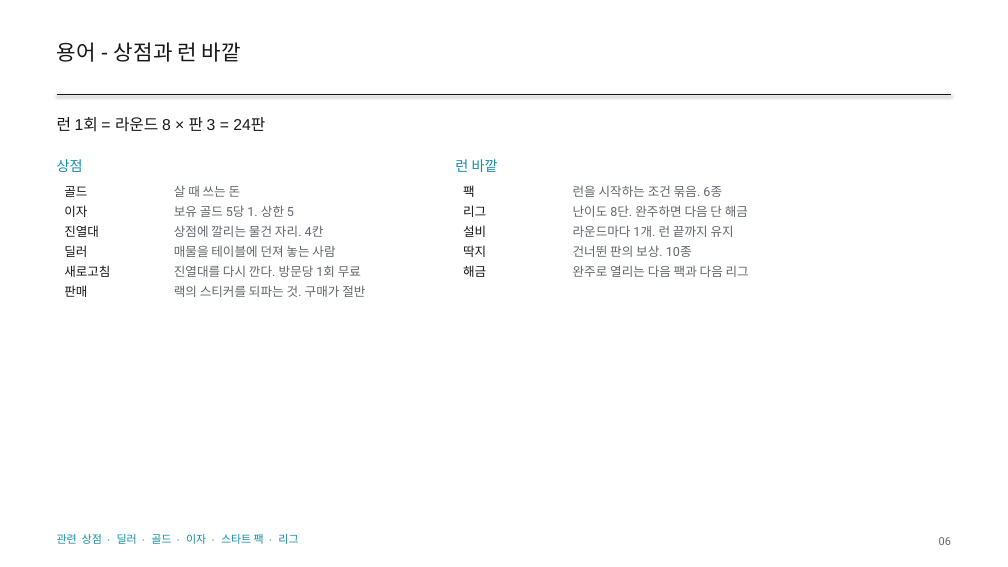
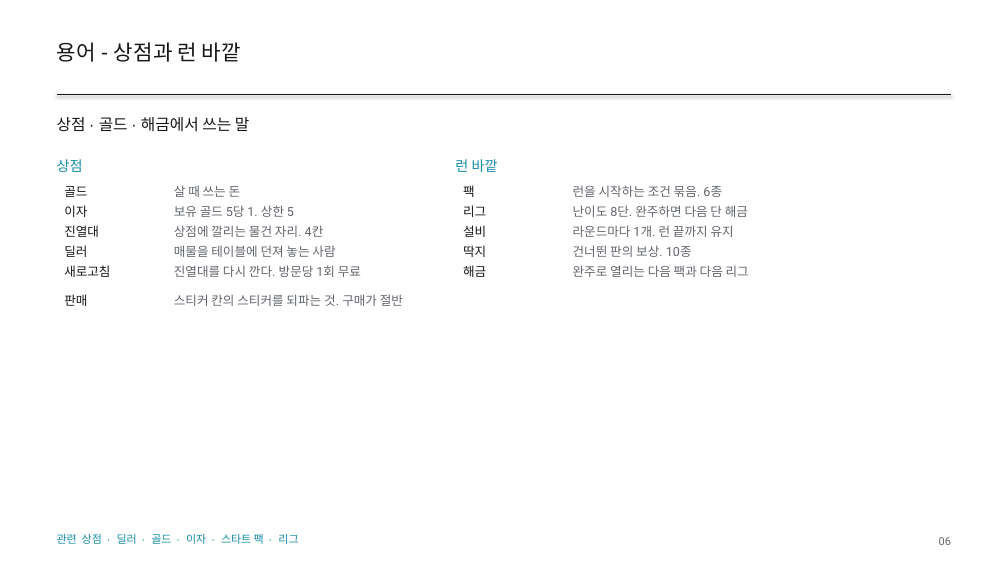
Before and after one commit to GGbong69/test-03, a slide deck: slide 6 of docs/HIGHTONE_기획서.pptx. Drawn at 1008x567 pixels with LibreOffice and Linux fonts; fonts in the diff are those of the drawing. Boxes give left, top, right and bottom in pixels: in the first picture for what was removed or moved away, otherwise in the second. Text is boxed around its words. In the diff, an @@ line names an element or a change of style, - is before the commit and + after.

```diff
--- a/docs/HIGHTONE_기획서.pptx
+++ b/docs/HIGHTONE_기획서.pptx
@@ text at [57,117,249,132]: text changed @@
-런 1회 = 라운드 8 × 판 3 = 24판
+상점 · 골드 · 해금에서 쓰는 말
@@ table at [57,180,414,320] @@
-row 6, column 2: 랙의 스티커를 되파는 것. 구매가 절반
+row 6, column 2: 스티커 칸의 스티커를 되파는 것. 구매가 절반
```
Also in this commit, not shown: 37 other slides changed, 3 other files.
